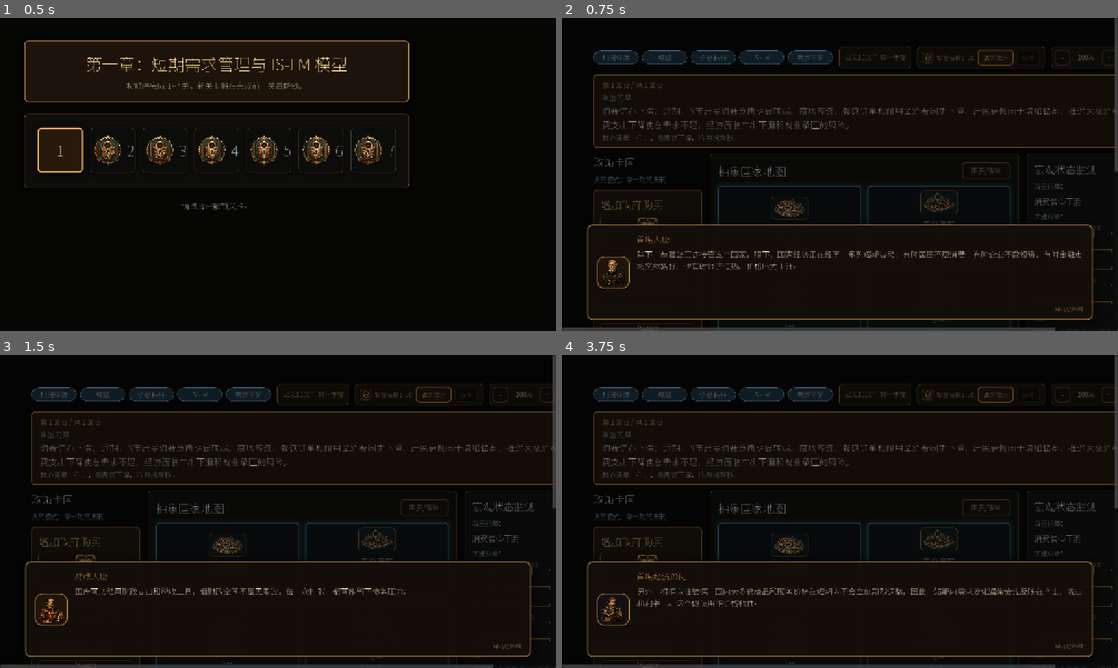
Above: before the commit, frames 1-4 (two rows, left to right).
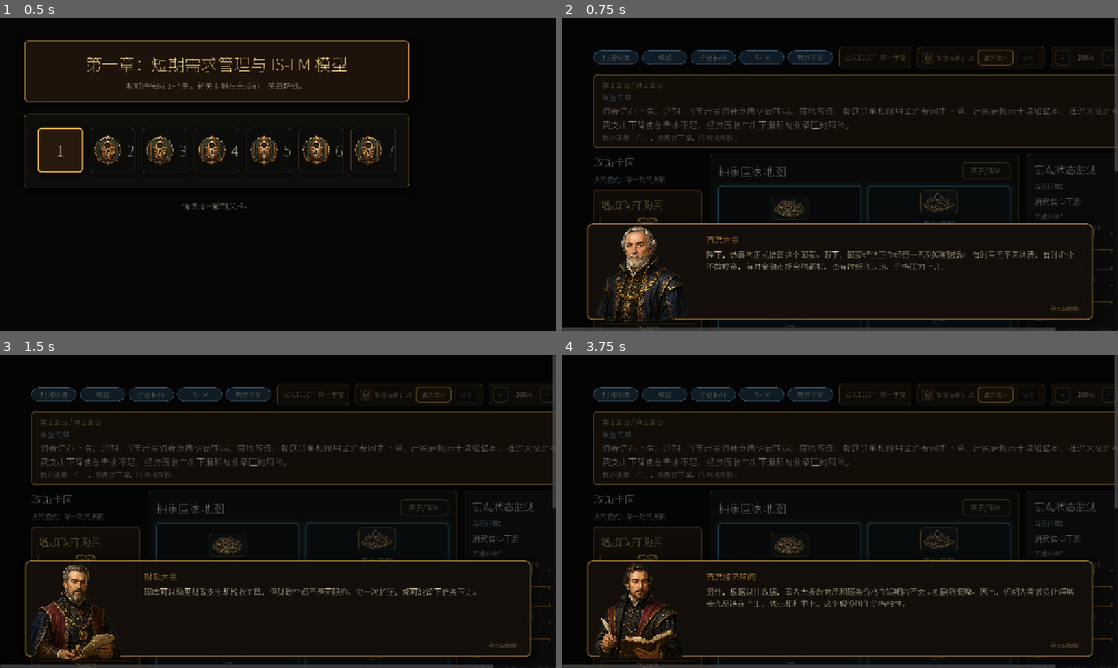
Above: after the commit, the same moments.

Repository: Austenzcy/macroecon
Game: Godot game, scene res://scenes/LevelSelect.tscn
Two runs of this game, one before a commit and one after it. Both use one fixed random seed, a clock stepped at 60 frames per second and the inputs below.
Inputs:
- Up to frame 1 (0.5 s): no input
- Up to frame 2 (0.75 s): click "1" at 0.5 s
- Up to frame 3 (1.5 s): click "请求提示" at 1.25 s
- Up to frame 4 (3.75 s): click "-" at 2 s; click "+" at 2.75 s; click "图表/理论" at 3.5 s

Frame 1 is identical in both runs. In frame 2, 3.6% of the frame differs, in the area x 4-96%, y 65-98%; in frame 3, 3.2%; in frame 4, 3.7%.

Commit message:
feat: add bust portrait dialogue overlay

Diff:
--- a/scripts/ui/ArtAssetRegistry.gd
+++ b/scripts/ui/ArtAssetRegistry.gd
@@ -122,6 +122,17 @@
 	var portrait := _load_texture(str(CHARACTER_PORTRAITS.get(character_key, "")))
 	if portrait != null:
 		return portrait
+	return _load_texture(str(CHARACTER_BADGES.get(character_key, "")))
+
+
+static func texture_for_dialogue_portrait(speaker_id: String, avatar_id: String = "", speaker_name: String = "") -> Texture2D:
+	var character_key := normalize_character_key(speaker_id, avatar_id, speaker_name)
+	var portrait := _load_texture(str(CHARACTER_PORTRAITS.get(character_key, "")))
+	if portrait != null:
+		return portrait
+	var generic_portrait := _load_texture(str(CHARACTER_PORTRAITS.get("economic_advisor", "")))
+	if generic_portrait != null:
+		return generic_portrait
 	return _load_texture(str(CHARACTER_BADGES.get(character_key, "")))
 
 
--- a/scripts/ui/DialogueOverlay.gd
+++ b/scripts/ui/DialogueOverlay.gd
@@ -11,10 +11,12 @@
 var _last_advance_msec: int = 0
 var _dialogue_panel: PanelContainer
 var _bottom_layout: MarginContainer
+var _text_margin: MarginContainer
 var _speaker_label: Label
 var _text_label: RichTextLabel
-var _avatar_label: Label
-var _avatar_texture: TextureRect
+var _portrait_holder: Control
+var _portrait_texture: TextureRect
+var _portrait_fallback: Label
 var _continue_label: Label
 var _current_target_id: String = ""
 var _current_speaker_id: String = ""
@@ -126,6 +128,30 @@
 	_bottom_layout.set_anchors_preset(Control.PRESET_FULL_RECT)
 	add_child(_bottom_layout)
 
+	_portrait_holder = Control.new()
+	_portrait_holder.name = "SpeakerBustLayer"
+	_portrait_holder.mouse_filter = Control.MOUSE_FILTER_IGNORE
+	add_child(_portrait_holder)
+
+	_portrait_texture = TextureRect.new()
+	_portrait_texture.name = "SpeakerBustTexture"
+	_portrait_texture.set_anchors_preset(Control.PRESET_FULL_RECT)
+	_portrait_texture.expand_mode = TextureRect.EXPAND_IGNORE_SIZE
+	_portrait_texture.stretch_mode = TextureRect.STRETCH_KEEP_ASPECT_CENTERED
+	_portrait_texture.mouse_filter = Control.MOUSE_FILTER_IGNORE
+	_portrait_texture.visible = false
+	_portrait_holder.add_child(_portrait_texture)
+
+	_portrait_fallback = Label.new()
+	_portrait_fallback.name = "SpeakerBustFallback"
+	_portrait_fallback.set_anchors_preset(Control.PRESET_FULL_RECT)
+	_portrait_fallback.horizontal_alignment = HORIZONTAL_ALIGNMENT_CENTER
+	_portrait_fallback.vertical_alignment = VERTICAL_ALIGNMENT_CENTER
+	_portrait_fallback.modulate = ClassicalTheme.TEXT_MAIN
+	_portrait_fallback.add_theme_stylebox_override("normal", _avatar_style())
+	_portrait_fallback.visible = false
+	_portrait_holder.add_child(_portrait_fallback)
+
 	var vertical_layout: VBoxContainer = VBoxContainer.new()
 	vertical_layout.size_flags_horizontal = Control.SIZE_EXPAND_FILL
 	vertical_layout.size_flags_vertical = Control.SIZE_EXPAND_FILL
@@ -142,38 +168,19 @@
 	_dialogue_panel.add_theme_stylebox_override("panel", _panel_style())
 	vertical_layout.add_child(_dialogue_panel)
 
-	var margin: MarginContainer = MarginContainer.new()
-	margin.add_theme_constant_override("margin_left", 20)
-	margin.add_theme_constant_override("margin_top", 16)
-	margin.add_theme_constant_override("margin_right", 20)
-	margin.add_theme_constant_override("margin_bottom", 14)
-	_dialogue_panel.add_child(margin)
-
-	var row: HBoxContainer = HBoxContainer.new()
-	row.add_theme_constant_override("separation", 16)
-	margin.add_child(row)
-
-	_avatar_label = Label.new()
-	_avatar_label.horizontal_alignment = HORIZONTAL_ALIGNMENT_CENTER
-	_avatar_label.vertical_alignment = VERTICAL_ALIGNMENT_CENTER
-	_avatar_label.add_theme_stylebox_override("normal", _avatar_style())
-	_avatar_label.modulate = ClassicalTheme.TEXT_MAIN
-	_avatar_label.clip_contents = true
-	row.add_child(_avatar_label)
-
-	_avatar_texture = TextureRect.new()
-	_avatar_texture.name = "SpeakerBadgeTexture"
-	_avatar_texture.set_anchors_preset(Control.PRESET_FULL_RECT)
-	_avatar_texture.expand_mode = TextureRect.EXPAND_IGNORE_SIZE
-	_avatar_texture.stretch_mode = TextureRect.STRETCH_KEEP_ASPECT_CENTERED
-	_avatar_texture.mouse_filter = Control.MOUSE_FILTER_IGNORE
-	_avatar_texture.visible = false
-	_avatar_label.add_child(_avatar_texture)
+	_text_margin = MarginContainer.new()
+	_text_margin.name = "DialogueTextMargin"
+	_text_margin.add_theme_constant_override("margin_left", 220)
+	_text_margin.add_theme_constant_override("margin_top", 18)
+	_text_margin.add_theme_constant_override("margin_right", 24)
+	_text_margin.add_theme_constant_override("margin_bottom", 16)
+	_dialogue_panel.add_child(_text_margin)
 
 	var text_box: VBoxContainer = VBoxContainer.new()
 	text_box.size_flags_horizontal = Control.SIZE_EXPAND_FILL
+	text_box.size_flags_vertical = Control.SIZE_EXPAND_FILL
 	text_box.add_theme_constant_override("separation", 8)
-	row.add_child(text_box)
+	_text_margin.add_child(text_box)
 
 	_speaker_label = Label.new()
 	_speaker_label.modulate = ClassicalTheme.ACCENT_GOLD
@@ -215,17 +222,18 @@
 	_speaker_label.text = speaker
 	_text_label.text = text
 	_continue_label.text = "%s  %d/%d" % [continue_text, page_index + 1, page_count] if page_count > 1 else continue_text
-	var badge_texture := ArtAssetRegistry.texture_for_character(_current_speaker_id, avatar_id, speaker)
-	if badge_texture != null:
-		_avatar_texture.texture = badge_texture
-		_avatar_texture.visible = true
-		_avatar_label.text = ""
+	var portrait_texture := ArtAssetRegistry.texture_for_dialogue_portrait(_current_speaker_id, avatar_id, speaker)
+	if portrait_texture != null:
+		_portrait_texture.texture = portrait_texture
+		_portrait_texture.visible = true
+		_portrait_fallback.visible = false
 	else:
-		_avatar_texture.visible = false
-		_avatar_label.text = ArtAssetRegistry.placeholder_for_character(_current_speaker_id, avatar_id, speaker)
-		if _avatar_label.text == "":
-			_avatar_label.text = _avatar_initial(speaker)
-	_avatar_label.add_theme_stylebox_override("normal", _avatar_style())
+		_portrait_texture.visible = false
+		_portrait_fallback.visible = true
+		_portrait_fallback.text = ArtAssetRegistry.placeholder_for_character(_current_speaker_id, avatar_id, speaker)
+		if _portrait_fallback.text == "":
+			_portrait_fallback.text = _avatar_initial(speaker)
+	_portrait_fallback.add_theme_stylebox_override("normal", _avatar_style())
 	_current_target_id = target_id
 	queue_redraw()
 
@@ -291,17 +299,29 @@
 	_bottom_layout.add_theme_constant_override("margin_right", side_margin)
 	_bottom_layout.add_theme_constant_override("margin_bottom", bottom_margin)
 	if _dialogue_panel != null:
-		var panel_height: float = clampf(viewport_size.y * 0.30, 220.0, 330.0)
+		var panel_height: float = clampf(viewport_size.y * 0.30, 220.0, 324.0)
 		_dialogue_panel.custom_minimum_size = Vector2(0.0, panel_height)
-	if _avatar_label != null:
-		var avatar_size: float = clampf(viewport_size.y * 0.105, 66.0, 92.0)
-		_avatar_label.custom_minimum_size = Vector2(avatar_size, avatar_size)
-		_avatar_label.add_theme_font_size_override("font_size", int(roundf(avatar_size * 0.34)))
-		if _avatar_texture != null:
-			_avatar_texture.offset_left = 6
-			_avatar_texture.offset_top = 6
-			_avatar_texture.offset_right = -6
-			_avatar_texture.offset_bottom = -6
+	var portrait_height: float = clampf(viewport_size.y * 0.47, 270.0, 390.0)
+	var portrait_width: float = clampf(portrait_height * 0.68, 180.0, 272.0)
+	var panel_bottom: float = viewport_size.y - float(bottom_margin)
+	var portrait_bottom: float = min(viewport_size.y + 8.0, panel_bottom + clampf(viewport_size.y * 0.025, 12.0, 24.0))
+	if _portrait_holder != null:
+		_portrait_holder.position = Vector2(float(side_margin) + clampf(viewport_size.x * 0.006, 6.0, 16.0), portrait_bottom - portrait_height)
+		_portrait_holder.size = Vector2(portrait_width, portrait_height)
+		_portrait_holder.custom_minimum_size = Vector2(portrait_width, portrait_height)
+	if _portrait_texture != null:
+		_portrait_texture.offset_left = 0
+		_portrait_texture.offset_top = 0
+		_portrait_texture.offset_right = 0
+		_portrait_texture.offset_bottom = 0
+	if _portrait_fallback != null:
+		_portrait_fallback.add_theme_font_size_override("font_size", int(roundf(clampf(portrait_height * 0.18, 42.0, 68.0))))
+	if _text_margin != null:
+		var reserved_left: int = int(roundf(clampf(portrait_width + 42.0, 190.0, 330.0)))
+		_text_margin.add_theme_constant_override("margin_left", reserved_left)
+		_text_margin.add_theme_constant_override("margin_top", int(roundf(clampf(viewport_size.y * 0.026, 16.0, 24.0))))
+		_text_margin.add_theme_constant_override("margin_right", int(roundf(clampf(viewport_size.x * 0.024, 20.0, 34.0))))
+		_text_margin.add_theme_constant_override("margin_bottom", int(roundf(clampf(viewport_size.y * 0.022, 14.0, 22.0))))
 	if _speaker_label != null:
 		_speaker_label.add_theme_font_size_override("font_size", int(roundf(clampf(viewport_size.y * 0.026, 18.0, 23.0))))
 	if _text_label != null:
@@ -332,8 +352,9 @@
 func _dialogue_page_char_limit() -> int:
 	var viewport_size: Vector2 = get_viewport_rect().size
 	if viewport_size.x <= 1.0:
-		return 84
-	return clampi(int(roundf(viewport_size.x / 15.0)), 64, 96)
+		return 78
+	var text_width: float = viewport_size.x - clampf(viewport_size.x * 0.27, 210.0, 340.0)
+	return clampi(int(roundf(text_width / 15.0)), 56, 92)
 
 
 func _split_text_to_pages(text: String, max_chars: int) -> Array[String]:
Binary file changed: assets/art/characters/portraits/portrait_central_bank_governor.png
Binary file changed: assets/art/characters/portraits/portrait_chief_minister.png
Binary file changed: assets/art/characters/portraits/portrait_economic_advisor.png
Binary file changed: assets/art/characters/portraits/portrait_fiscal_minister.png
Binary file changed: assets/art/characters/portraits/portrait_industry_minister.png
Binary file changed: assets/art/characters/portraits/portrait_livelihood_minister.png
Binary file changed: assets/fonts/NotoSansSC-Regular.ttf
Not shown, changed: progress.txt
Not shown, added: docs/Art_Reference_Direction_v1.md
Not shown, added: docs/DialogueOverlay_Bust_Portrait_v1.md
